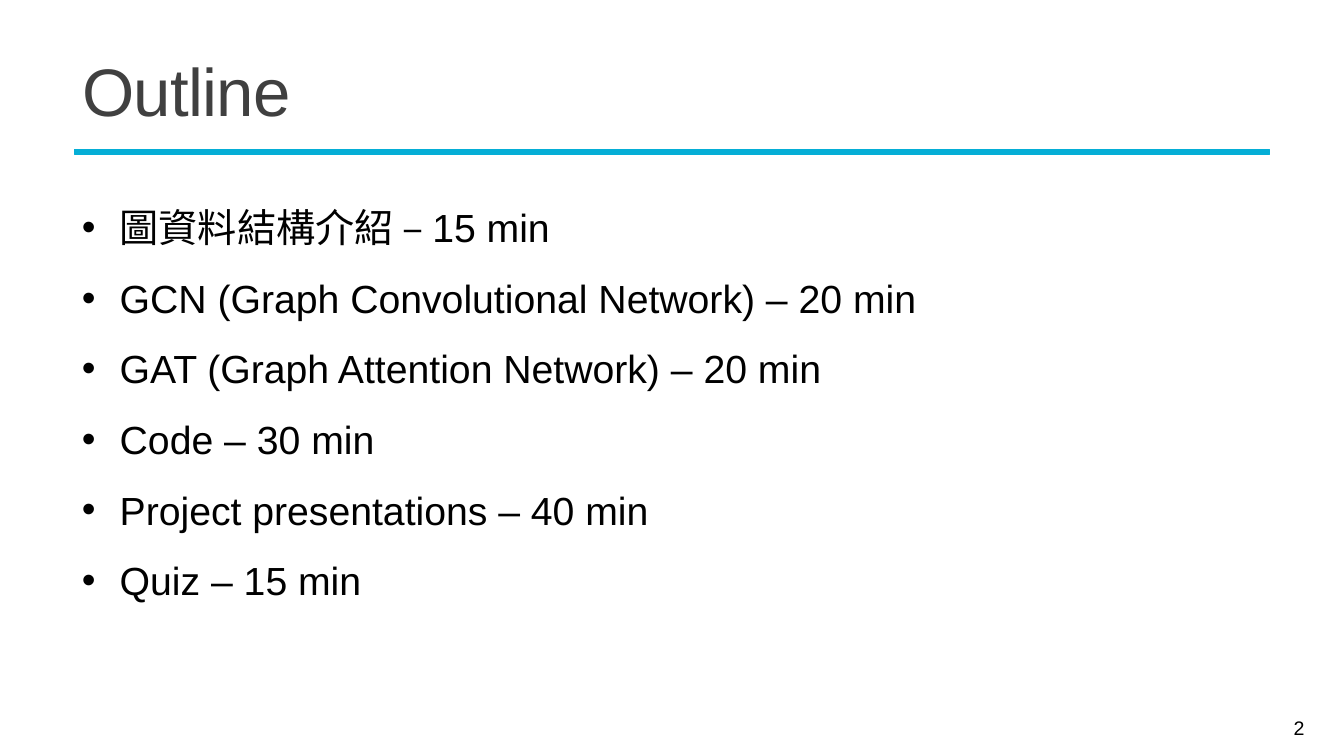
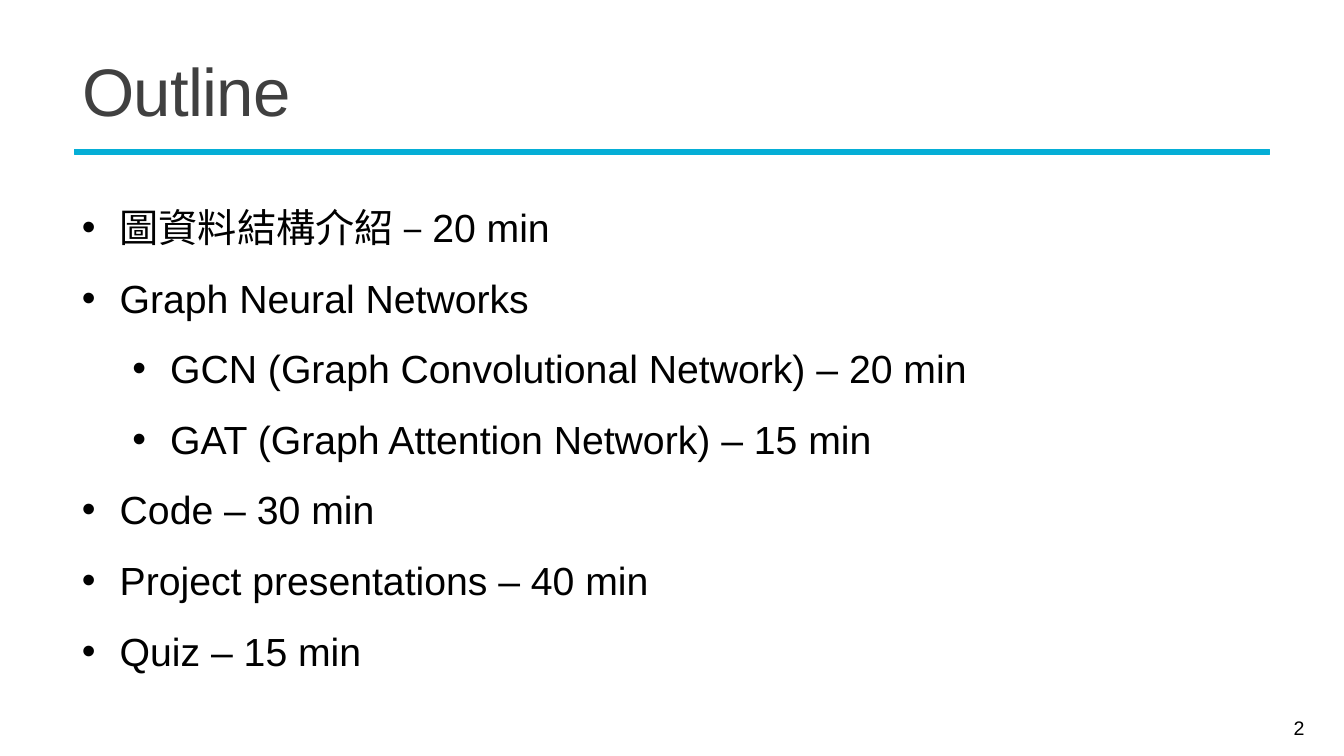
Before and after one commit to mcps5601/CGUDL_2025_fall, a slide deck: slide 2 of slides/w14_gnn_1203.pptx. Drawn at 1344x756 pixels with LibreOffice and Linux fonts; fonts in the diff are those of the drawing; background and template pictures are left out. Boxes give left, top, right and bottom in pixels: in the first picture for what was removed or moved away, otherwise in the second. Text is boxed around its words. In the diff, an @@ line names an element or a change of style, - is before the commit and + after.

```diff
--- a/slides/w14_gnn_1203.pptx
+++ b/slides/w14_gnn_1203.pptx
@@ text at box(120, 209, 550, 321): text changed @@
-• 圖資料結構介紹 – 15 min
+• 圖資料結構介紹 – 20 min
+• Graph Neural Networks
@@ text at box(170, 354, 966, 391): list level 1 to 2 in "GCN (Graph Convolutional Network) – ..." @@
@@ text at box(170, 425, 871, 462): text changed @@
-• GAT (Graph Attention Network) – 20 min
+  • GAT (Graph Attention Network) – 15 min
```
Also in this commit, not shown: 14 other slides changed, 4 slides added, 2 other files.
